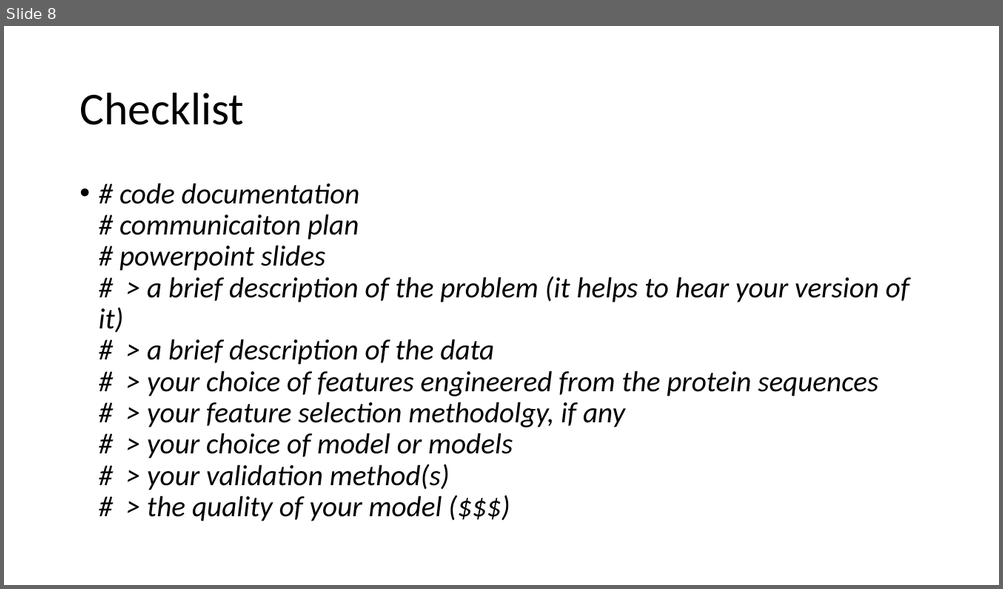
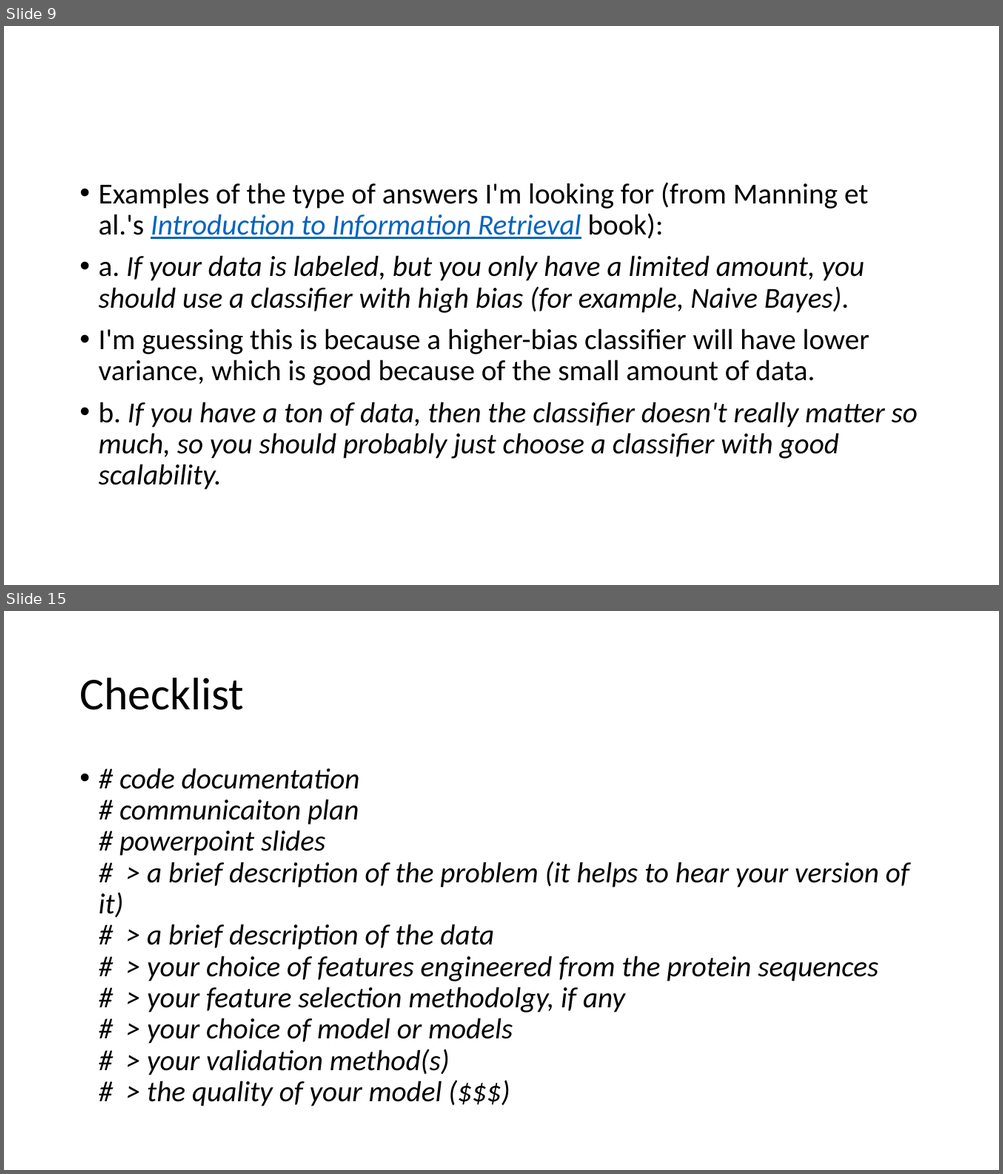
Before and after one commit to JoannaDrx/protein-classification, a slide deck: drugpro-jd.pptx. Shown one above the other, each under a label of ours: slide 8 before the commit, slides 9 and 15 after it; the slides between them are not shown. The pictures are 1003x589 and 1003x1174 pixels, drawn with LibreOffice and Linux fonts; fonts in the diff are those of the drawing. Boxes give left, top, right and bottom in pixels: in the first picture for what was removed or moved away, otherwise in the second. Text is boxed around its words. In the diff, an @@ line names an element or a change of style, - is before the commit and + after.

```diff
--- a/drugpro-jd.pptx
+++ b/drugpro-jd.pptx
@@ slide 9 added at <box>4,26,999,585</box>, background #FFFFFF @@
@@ text added at <box>99,182,917,490</box>, 28 pt, text #000000, italic @@
+• Examples of the type of answers I'm looking for (from Manning et al.'s Introduction to Information Retrieval book):
+• a. If your data is labeled, but you only have a limited amount, you should use a classifier with high bias (for example, Naive Bayes).
+• I'm guessing this is because a higher-bias classifier will have lower variance, which is good because of the small amount of data.
+• b. If you have a ton of data, then the classifier doesn't really matter so much, so you should probably just choose a classifier with good scalability.
@@ what was slide 8 is now slide 15 @@
```
Also in this commit, not shown: 6 other slides added.
